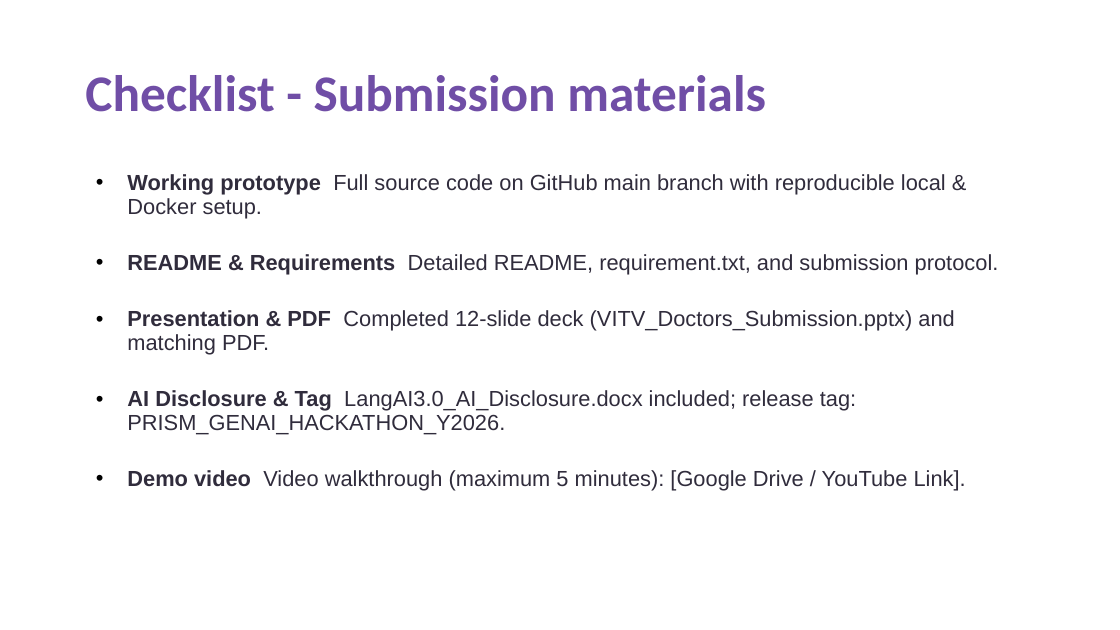
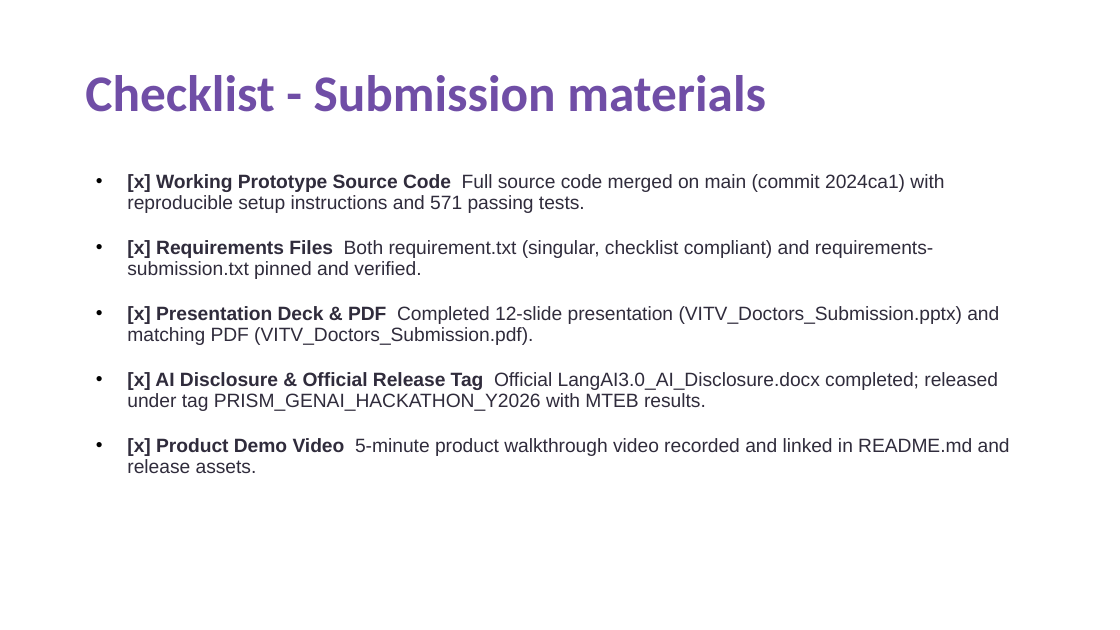
Before and after one commit to krizz711/CodeDoctor-Agentic-Semantic-and-Structural-Intelligence-for-Code-Repositories, a slide deck: slide 11 of VITV_Doctors_Submission.pptx. Drawn at 1120x630 pixels with LibreOffice and Linux fonts; fonts in the diff are those of the drawing. Boxes give left, top, right and bottom in pixels: in the first picture for what was removed or moved away, otherwise in the second. Text is boxed around its words. In the diff, an @@ line names an element or a change of style, - is before the commit and + after.

```diff
--- a/VITV_Doctors_Submission.pptx
+++ b/VITV_Doctors_Submission.pptx
@@ text at [127,174,1010,473]: text changed; size 18.8 to 16.5 pt @@
-• Working prototype Full source code on GitHub main branch with reproducible local & Docker setup.
-• README & Requirements Detailed README, requirement.txt, and submission protocol.
-• Presentation & PDF Completed 12-slide deck (VITV_Doctors_Submission.pptx) and matching PDF.
-• AI Disclosure & Tag LangAI3.0_AI_Disclosure.docx included; release tag: PRISM_GENAI_HACKATHON_Y2026.
-• Demo video Video walkthrough (maximum 5 minutes): [Google Drive / YouTube Link].
+• [x] Working Prototype Source Code Full source code merged on main (commit 2024ca1) with reproducible setup instructions and 571 passing tests.
+• [x] Requirements Files Both requirement.txt (singular, checklist compliant) and requirements-submission.txt pinned and verified.
+• [x] Presentation Deck & PDF Completed 12-slide presentation (VITV_Doctors_Submission.pptx) and matching PDF (VITV_Doctors_Submission.pdf).
+• [x] AI Disclosure & Official Release Tag Official LangAI3.0_AI_Disclosure.docx completed; released under tag PRISM_GENAI_HACKATHON_Y2026 with MTEB results.
+• [x] Product Demo Video 5-minute product walkthrough video recorded and linked in README.md and release assets.
```
Also in this commit, not shown: 9 other slides changed, 1 slide added, 1 slide removed, 1 other file.
